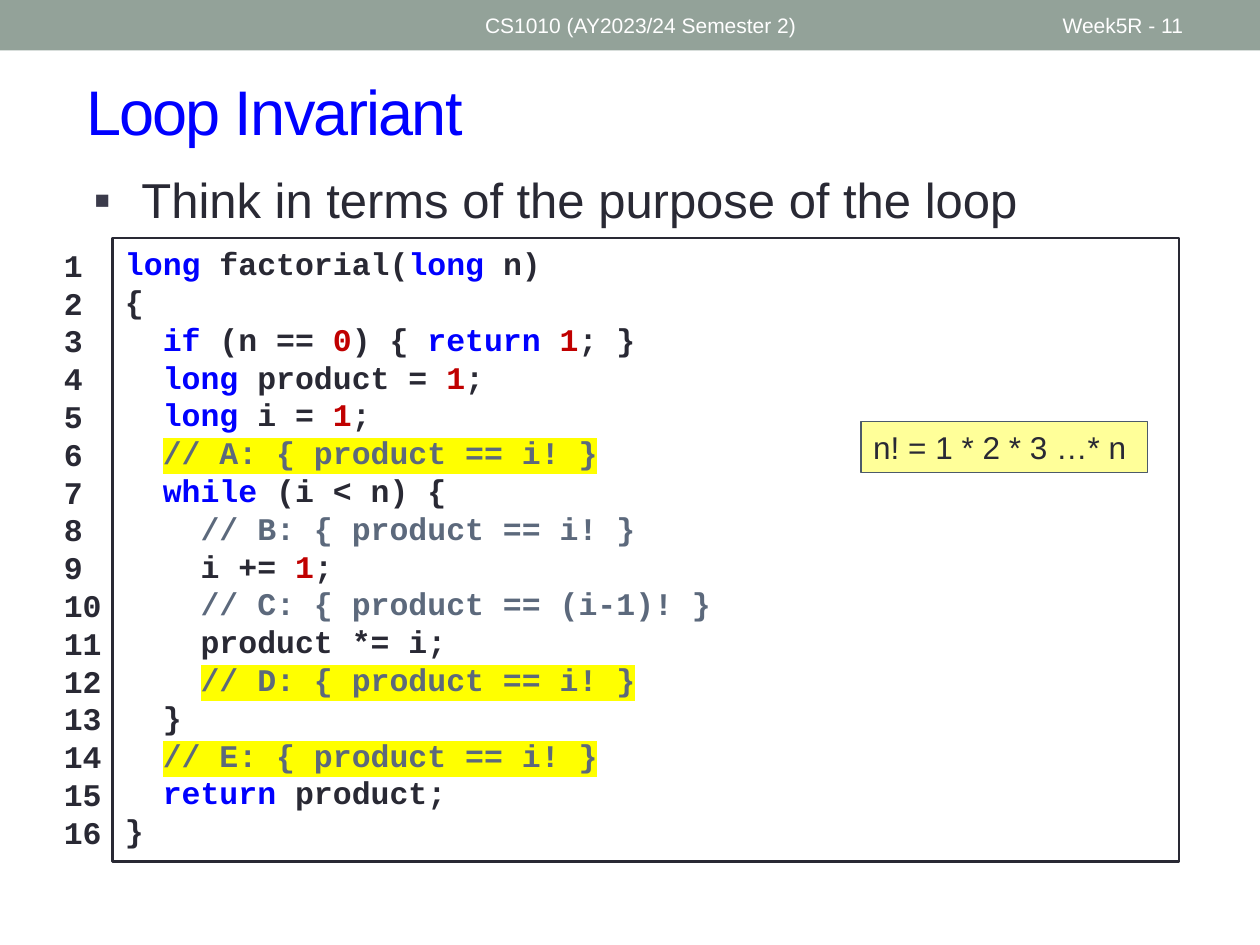
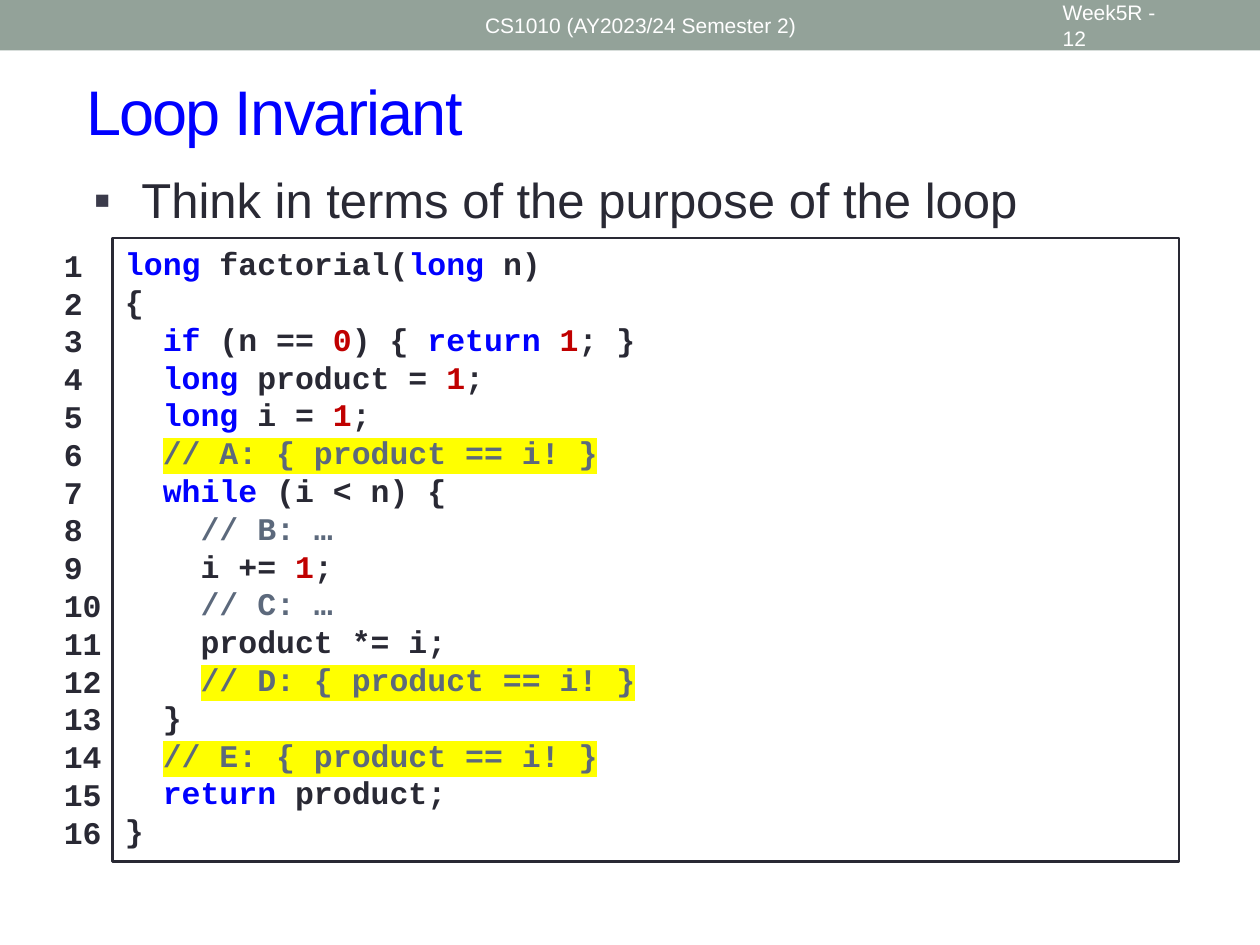
Before and after one commit to nus-cs1010-2425-s2/website, a slide deck: slide 12 of slides/Week5_Recap.pptx (slide 11 before the commit). Drawn at 1260x945 pixels with LibreOffice and Linux fonts; fonts in the diff are those of the drawing. Boxes give left, top, right and bottom in pixels: in the first picture for what was removed or moved away, otherwise in the second. Text is boxed around its words. In the diff, an @@ line names an element or a change of style, - is before the commit and + after.

```diff
--- a/slides/Week5_Recap.pptx
+++ b/slides/Week5_Recap.pptx
@@ page number at [1063,5,1143,46]: text changed @@
-Week5R - 11
+Week5R - 12
@@ rectangle removed at [861,422,1148,472] @@
-n! = 1 * 2 * 3 …* n
@@ text in rectangle at [257,519,295,540]: text changed @@
-// B: { product == i! }
+// B: …
@@ text in rectangle at [257,594,295,616]: text changed @@
-// C: { product == (i-1)! }
+// C: …
```
Also in this commit, not shown: 3 other slides changed, 2 slides added, 4 other files.
